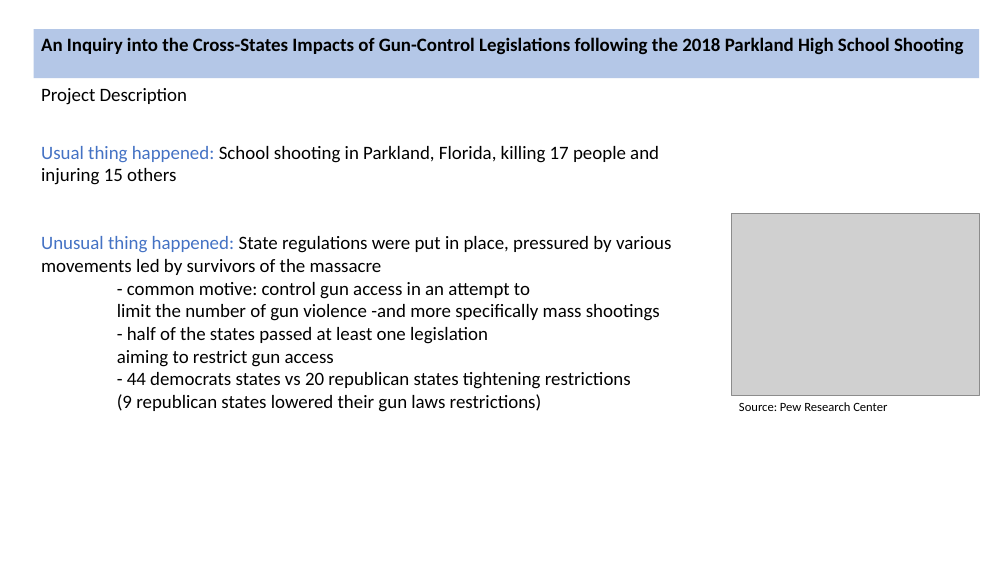
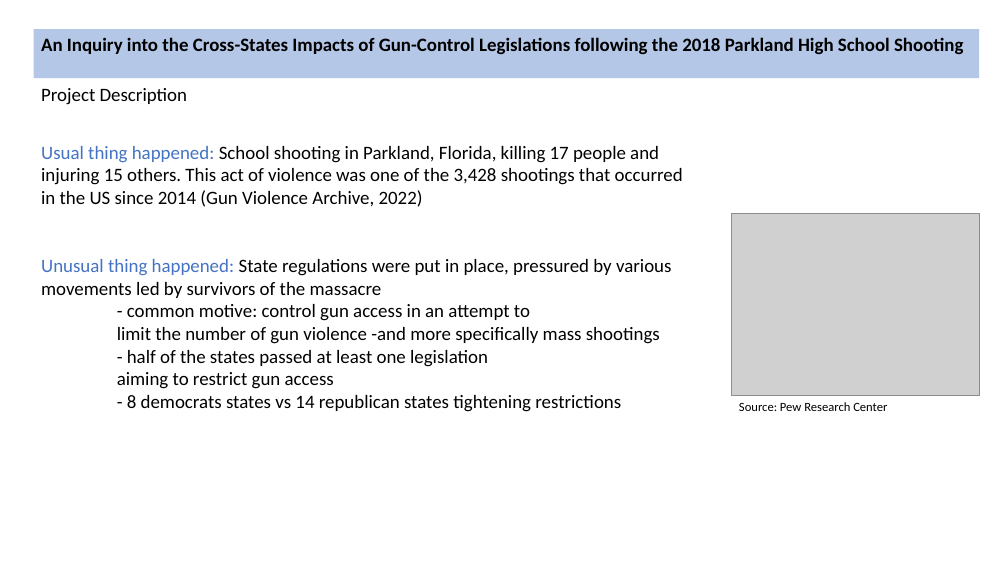
Before and after one commit to Arthur-Langlois/seminar, a slide deck: slide 3 of slides/slides 2.pptx (slide 2 before the commit). Drawn at 1008x567 pixels with LibreOffice and Linux fonts; fonts in the diff are those of the drawing; grey boxes stand for pictures. Boxes give left, top, right and bottom in pixels: in the first picture for what was removed or moved away, otherwise in the second. Text is boxed around its words. In the diff, an @@ line names an element or a change of style, - is before the commit and + after.

```diff
--- a/slides/slides 2.pptx
+++ b/slides/slides 2.pptx
@@ text at bbox=[41, 146, 683, 207]: text changed @@
-Usual thing happened: School shooting in Parkland, Florida, killing 17 people and injuring 15 others
+Usual thing happened: School shooting in Parkland, Florida, killing 17 people and injuring 15 others. This act of violence was one of the 3,428 shootings that occurred in the US since 2014 (Gun Violence Archive, 2022)
@@ text at bbox=[127, 395, 621, 412]: text changed @@
-- 44 democrats states vs 20 republican states tightening restrictions
-(9 republican states lowered their gun laws restrictions)
+- 8 democrats states vs 14 republican states tightening restrictions
```
Also in this commit, not shown: 4 other slides changed, 1 slide added, 10 other files.
